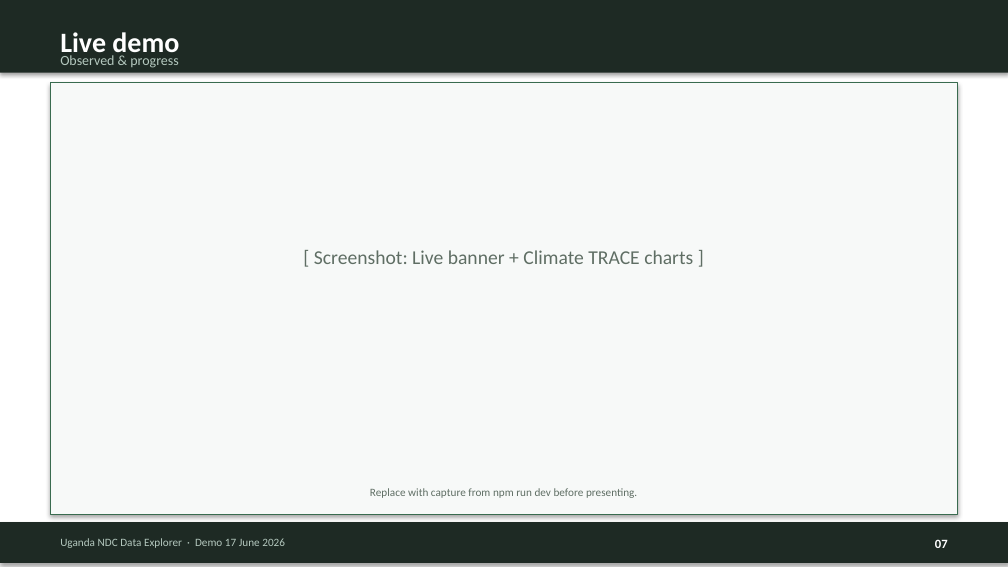
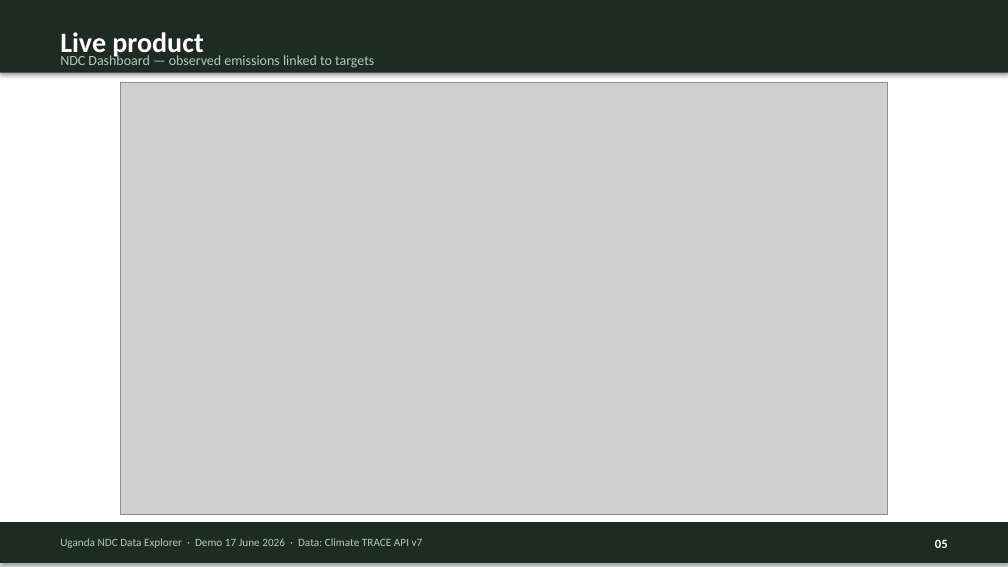
Before and after one commit to tseten14/NDC-Dashboard, a slide deck: slide 5 of docs/Uganda-NDC-Data-Explorer-Demo-June-17-2026.pptx (slide 7 before the commit). Drawn at 1008x567 pixels with LibreOffice and Linux fonts; fonts in the diff are those of the drawing; grey boxes stand for pictures. Boxes give left, top, right and bottom in pixels: in the first picture for what was removed or moved away, otherwise in the second. Text is boxed around its words. In the diff, an @@ line names an element or a change of style, - is before the commit and + after.

```diff
--- a/docs/Uganda-NDC-Data-Explorer-Demo-June-17-2026.pptx
+++ b/docs/Uganda-NDC-Data-Explorer-Demo-June-17-2026.pptx
@@ text at (x1=60, y1=32, x2=203, y2=58): text changed @@
-Live demo
+Live product
@@ text at (x1=60, y1=54, x2=374, y2=68): text changed @@
-Observed & progress
+NDC Dashboard — observed emissions linked to targets
@@ rectangle removed at (x1=50, y1=83, x2=958, y2=514) @@
@@ picture added at (x1=121, y1=83, x2=888, y2=514) @@
@@ text removed at (x1=314, y1=250, x2=693, y2=264) @@
-[ Screenshot: Live banner + Climate TRACE charts ]
@@ text removed at (x1=370, y1=488, x2=637, y2=498) @@
-Replace with capture from npm run dev before presenting.
@@ text at (x1=60, y1=538, x2=423, y2=548): text changed @@
-Uganda NDC Data Explorer · Demo 17 June 2026
+Uganda NDC Data Explorer · Demo 17 June 2026 · Data: Climate TRACE API v7
@@ text at (x1=935, y1=539, x2=948, y2=548): text changed @@
-07
+05
```
Also in this commit, not shown: 2 other slides changed, 8 slides added, 11 slides removed, 49 other files.
